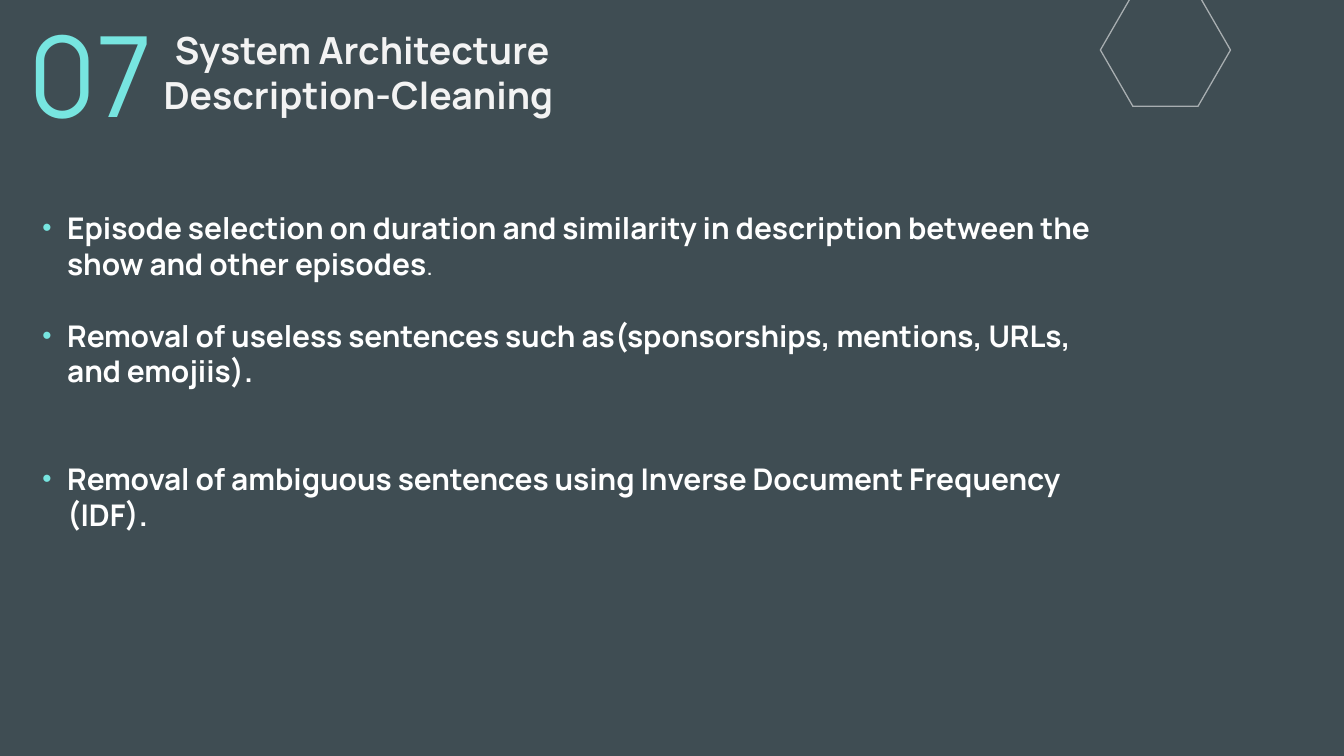
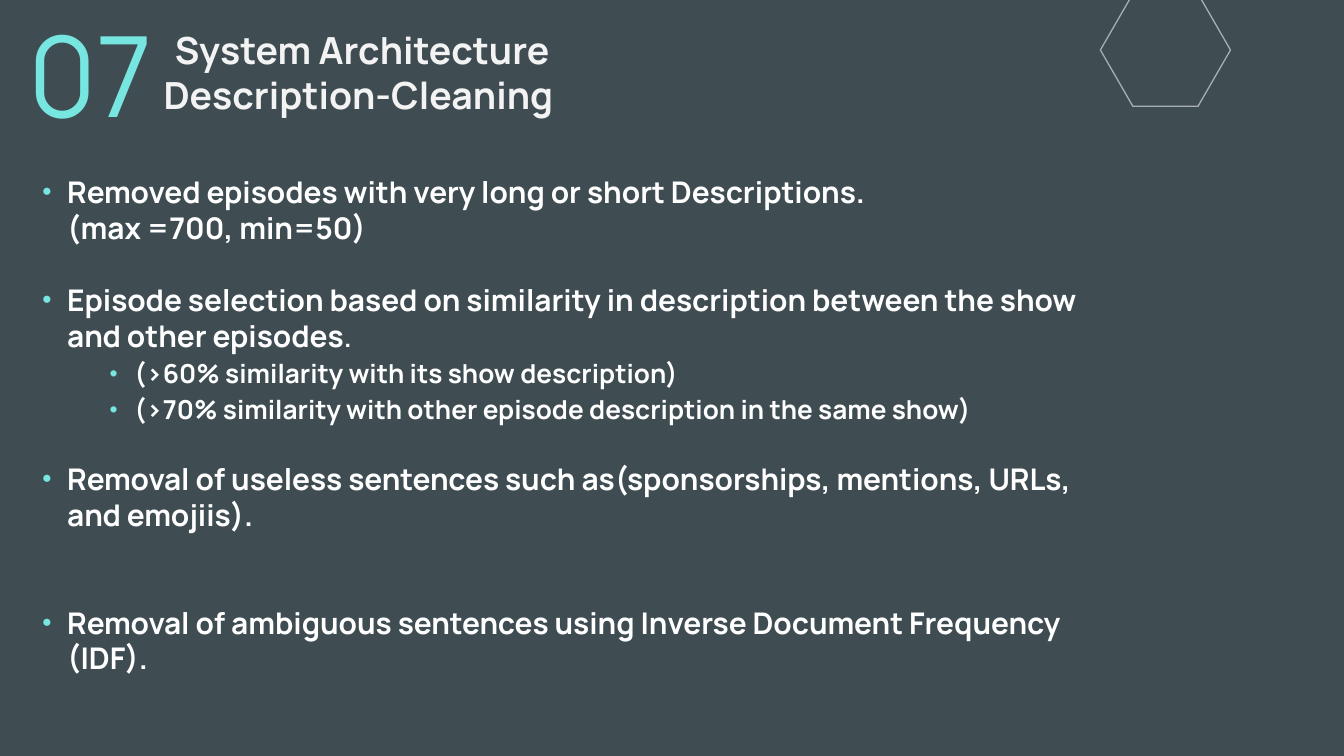
Before and after one commit to Voeii/Podcast-Sum, a slide deck: slide 13 of Prez.pptx (slide 11 before the commit). Drawn at 1344x756 pixels with LibreOffice and Linux fonts; fonts in the diff are those of the drawing. Boxes give left, top, right and bottom in pixels: in the first picture for what was removed or moved away, otherwise in the second. Text is boxed around its words. In the diff, an @@ line names an element or a change of style, - is before the commit and + after.

```diff
--- a/Prez.pptx
+++ b/Prez.pptx
@@ subtitle at bbox=[67, 181, 1076, 426]: text changed @@
-• Episode selection on duration and similarity in description between the show and other episodes.
+• Removed episodes with very long or short Descriptions.
+  (max =700, min=50)
+• Episode selection based on similarity in description between the show and other episodes.
+  • (>60% similarity with its show description)
+  • (>70% similarity with other episode description in the same show)
```
Also in this commit, not shown: 12 other slides changed, 8 slides added, 1 slide removed.
